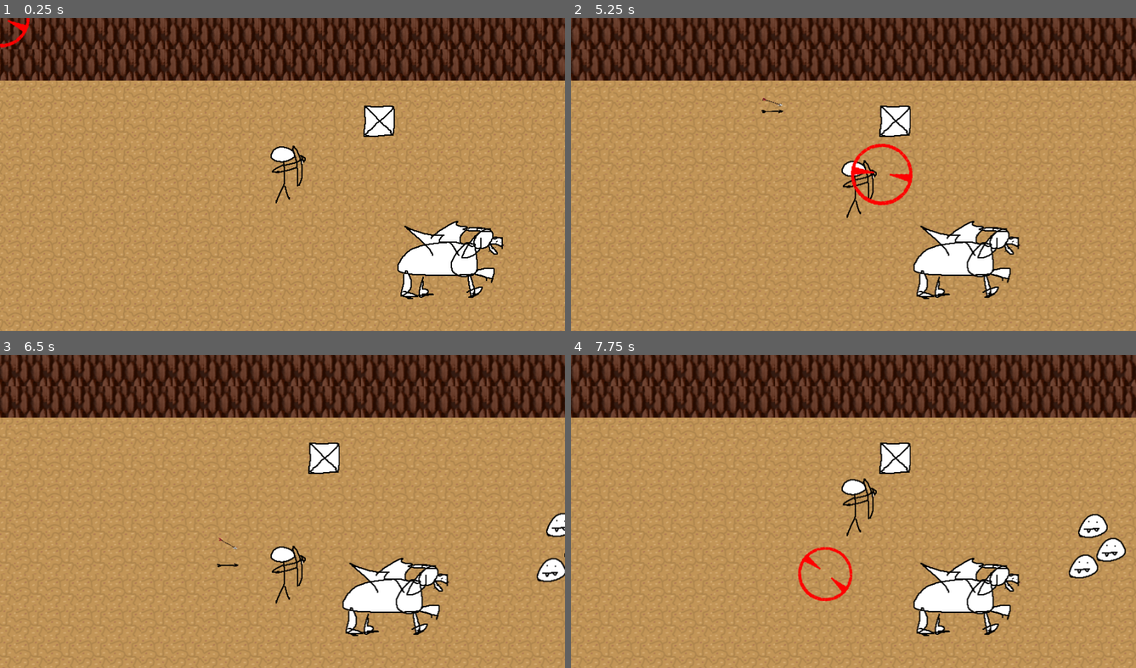
Above: before the commit, frames 1-4 (two rows, left to right).
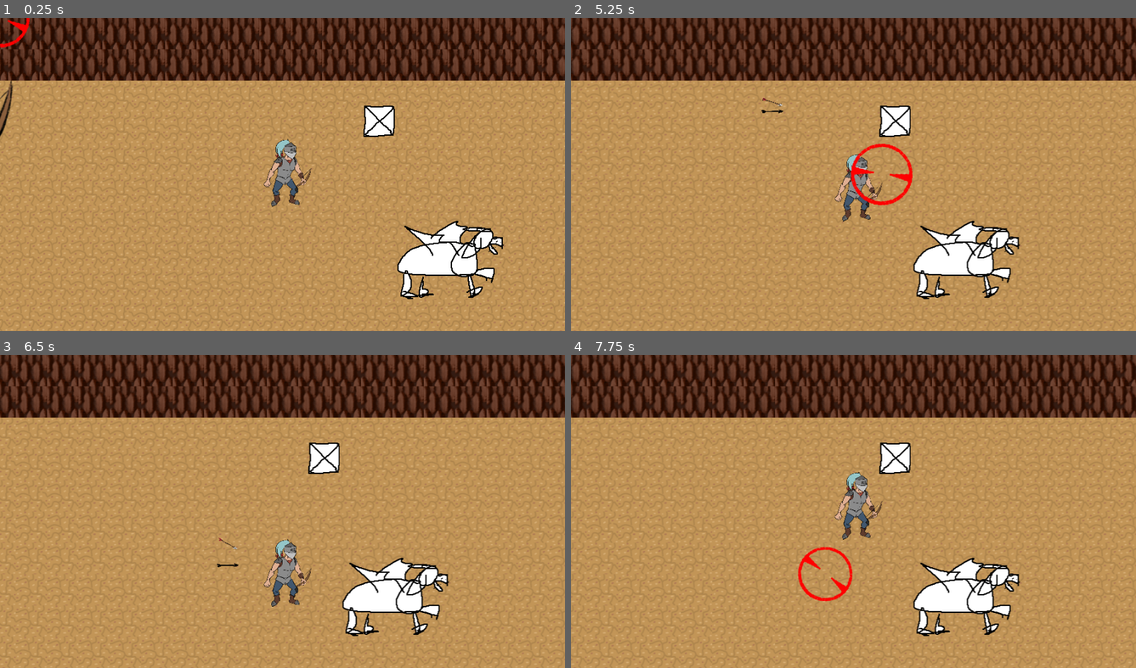
Above: after the commit, the same moments.

Repository: m7rk/codingblocksjam
Game: Godot game, scene res://Dungeon.tscn
The game is run twice, just before and just after one commit, with the same random seed, the same clock (stepped at 60 frames per second) and the same inputs.
Inputs (mouse positions are in pixels of both pictures, inside the frame that each line leads up to):
- Up to frame 1 (0.25 s): no input
- Up to frame 2 (5.25 s): move the mouse to (977, 158) at 0.52 s; hold D (right) 0.53-1.25 s; click (977, 158) at 0.67 s; drag from (740, 190) to (915, 161) at 1.27 s; move the mouse to (910, 105) at 2.02 s; hold D (right) 2.03-2.75 s; drag from (825, 237) to (684, 127) at 2.77 s; move the mouse to (1023, 221) at 3.52 s; hold A (left) 3.53-4.25 s; drag from (684, 127) to (768, 96) at 4.27 s; move the mouse to (881, 174) at 5.02 s; hold S (down) from 5.03 s (still down); click (881, 174) at 5.17 s
- Up to frame 3 (6.5 s): release S (down) at 5.75 s; drag from (197, 433) to (169, 527) at 5.77 s
- Up to frame 4 (7.75 s): move the mouse to (977, 495) at 6.52 s; hold W (up) 6.53-7.25 s; drag from (740, 527) to (825, 574) at 7.27 s

The runs differ from the first frame. In frame 1, 1.1% of the frame differs, in the area x 0-56%, y 19-61%; in frame 2, 0.8%; in frame 3, 1.4%; in frame 4, 1.9%, in the area x 46-99%, y 37-72%.

Commit message:
pre character rif

Diff:
--- a/Dungeon.tscn
+++ b/Dungeon.tscn
@@ -1,6 +1,6 @@
-[gd_scene load_steps=13 format=2]
-
-[ext_resource path="res://protag.png" type="Texture" id=1]
+[gd_scene load_steps=26 format=2]
+
+[ext_resource path="res://Protagonist Parts/Protag Complete.png" type="Texture" id=1]
 [ext_resource path="res://Player.gd" type="Script" id=2]
 [ext_resource path="res://crate.png" type="Texture" id=3]
 [ext_resource path="res://griffon.png" type="Texture" id=4]
@@ -9,6 +9,19 @@
 [ext_resource path="res://blob.png" type="Texture" id=7]
 [ext_resource path="res://Enemy.gd" type="Script" id=8]
 [ext_resource path="res://aimer.png" type="Texture" id=9]
+[ext_resource path="res://Protagonist Parts/Left Arm Upper.png" type="Texture" id=10]
+[ext_resource path="res://Protagonist Parts/Pelvis.png" type="Texture" id=11]
+[ext_resource path="res://Protagonist Parts/Left Leg Upper.png" type="Texture" id=12]
+[ext_resource path="res://Protagonist Parts/Left Leg Lower.png" type="Texture" id=13]
+[ext_resource path="res://Protagonist Parts/Right Leg Upper.png" type="Texture" id=14]
+[ext_resource path="res://Protagonist Parts/Right leg Lower.png" type="Texture" id=15]
+[ext_resource path="res://Protagonist Parts/Bow.png" type="Texture" id=16]
+[ext_resource path="res://Protagonist Parts/Right Arm Lower.png" type="Texture" id=17]
+[ext_resource path="res://Protagonist Parts/Upper Right Arm.png" type="Texture" id=18]
+[ext_resource path="res://Protagonist Parts/Torso.png" type="Texture" id=19]
+[ext_resource path="res://Protagonist Parts/Neck.png" type="Texture" id=20]
+[ext_resource path="res://Protagonist Parts/Left Arm Lower.png" type="Texture" id=21]
+[ext_resource path="res://Protagonist Parts/Head.png" type="Texture" id=22]
 
 [sub_resource type="RectangleShape2D" id=2]
 extents = Vector2( 10, 600 )
@@ -83,6 +96,7 @@
 
 [node name="Sprite" type="Sprite" parent="Player"]
 position = Vector2( 10, -27 )
+scale = Vector2( 0.17, 0.17 )
 texture = ExtResource( 1 )
 __meta__ = {
 "_edit_lock_": true
@@ -97,6 +111,7 @@
 texture = ExtResource( 4 )
 
 [node name="EnemyCollection" type="Node2D" parent="."]
+visible = false
 
 [node name="Enemy" type="KinematicBody2D" parent="EnemyCollection"]
 position = Vector2( 1519, 308 )
@@ -157,6 +172,61 @@
 texture = ExtResource( 9 )
 
 [node name="Camera" type="Camera2D" parent="."]
+visible = false
 offset = Vector2( 0, 250 )
 current = true
 script = ExtResource( 6 )
+
+[node name="CharacterRig" type="Node2D" parent="."]
+
+[node name="Bow" type="Sprite" parent="CharacterRig"]
+position = Vector2( 121, 199 )
+texture = ExtResource( 16 )
+
+[node name="LowerRightArm" type="Sprite" parent="CharacterRig"]
+position = Vector2( 117, 179 )
+texture = ExtResource( 17 )
+
+[node name="UpperRightArm" type="Sprite" parent="CharacterRig"]
+position = Vector2( 82, 93 )
+texture = ExtResource( 18 )
+
+[node name="Neck" type="Sprite" parent="CharacterRig"]
+position = Vector2( 13, -5 )
+texture = ExtResource( 20 )
+
+[node name="Head" type="Sprite" parent="CharacterRig"]
+position = Vector2( -23, -88 )
+texture = ExtResource( 22 )
+
+[node name="LowerRightLeg" type="Sprite" parent="CharacterRig"]
+position = Vector2( -113, 376 )
+texture = ExtResource( 13 )
+
+[node name="UpperRightLeg" type="Sprite" parent="CharacterRig"]
+position = Vector2( -97, 250 )
+texture = ExtResource( 12 )
+
+[node name="LowerLeftLeg" type="Sprite" parent="CharacterRig"]
+position = Vector2( 64, 346 )
+texture = ExtResource( 15 )
+
+[node name="UpperLeftLeg" type="Sprite" parent="CharacterRig"]
+position = Vector2( 42, 250 )
+texture = ExtResource( 14 )
+
+[node name="Pelvis" type="Sprite" parent="CharacterRig"]
+position = Vector2( -32, 203 )
+texture = ExtResource( 11 )
+
+[node name="Torso" type="Sprite" parent="CharacterRig"]
+position = Vector2( -16, 76 )
+texture = ExtResource( 19 )
+
+[node name="LowerLeftArm" type="Sprite" parent="CharacterRig"]
+position = Vector2( -168, 164 )
+texture = ExtResource( 21 )
+
+[node name="UpperLeftArm" type="Sprite" parent="CharacterRig"]
+position = Vector2( -108, 77 )
+texture = ExtResource( 10 )
Binary file added: Protag Complete.png
Not shown, added: Protag Complete.png.import
Not shown, added: Protagonist Parts/Bow.png.import
Not shown, added: Protagonist Parts/Head.png.import
Not shown, added: Protagonist Parts/Left Arm Lower.png.import
Not shown, added: Protagonist Parts/Left Arm Upper.png.import
Not shown, added: Protagonist Parts/Left Leg Lower.png.import
Not shown, added: Protagonist Parts/Left Leg Upper.png.import
Not shown, added: Protagonist Parts/Neck.png.import
Not shown, added: Protagonist Parts/Pelvis.png.import
Not shown, added: Protagonist Parts/Protag Complete.png.import
Not shown, added: Protagonist Parts/Right Arm Lower.png.import
(and 4 more such lines)
